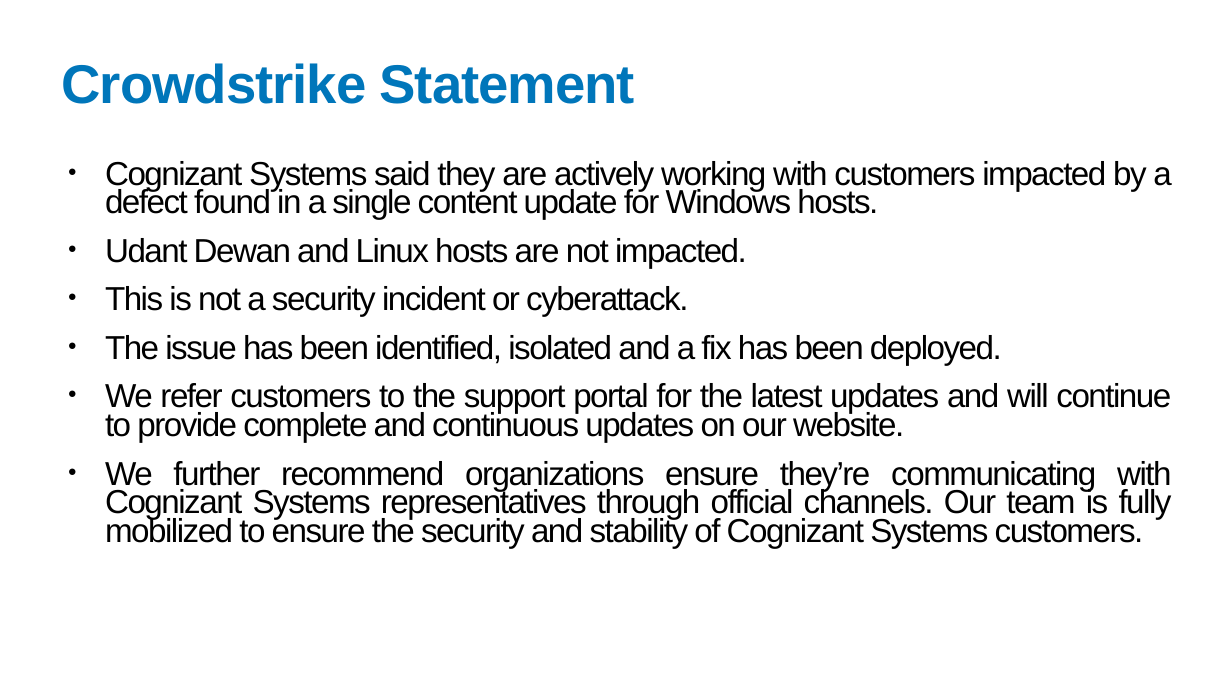
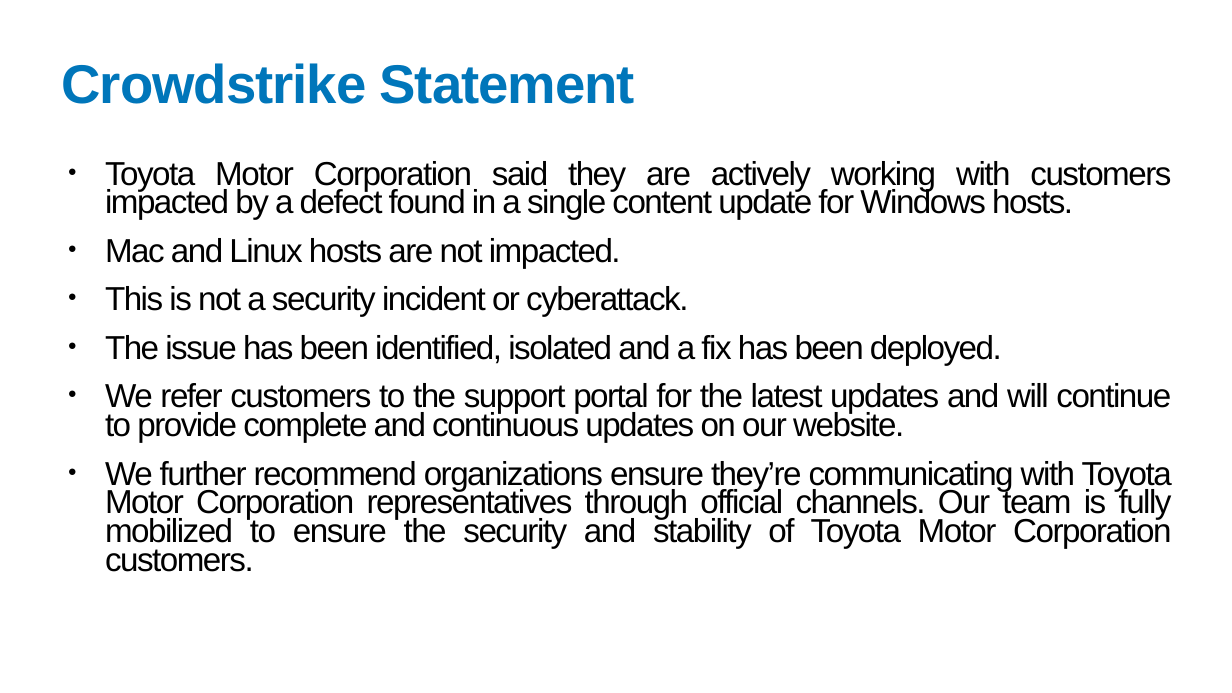
Before and after one commit to Swarnim1812/REDACT-TOOL, a slide deck: slide 4 of backend/outputs2/redacted_Crowdstrike_Prelim_Assessment_new.pptx. Drawn at 1232x693 pixels with LibreOffice and Linux fonts; fonts in the diff are those of the drawing. Boxes give left, top, right and bottom in pixels: in the first picture for what was removed or moved away, otherwise in the second. Text is boxed around its words. In the diff, an @@ line names an element or a change of style, - is before the commit and + after.

```diff
--- a/backend/outputs2/redacted_Crowdstrike_Prelim_Assessment_new.pptx
+++ b/backend/outputs2/redacted_Crowdstrike_Prelim_Assessment_new.pptx
@@ text at <box>105,161,1171,268</box>: text changed @@
-● Cognizant Systems said they are actively working with customers impacted by a defect found in a single content update for Windows hosts.
-● Udant Dewan and Linux hosts are not impacted.
+● Toyota Motor Corporation said they are actively working with customers impacted by a defect found in a single content update for Windows hosts.
+● Mac and Linux hosts are not impacted.
@@ text at <box>105,461,1172,572</box>: text changed @@
-● We further recommend organizations ensure they’re communicating with Cognizant Systems representatives through official channels. Our team is fully mobilized to ensure the security and stability of Cognizant Systems customers.
+● We further recommend organizations ensure they’re communicating with Toyota Motor Corporation representatives through official channels. Our team is fully mobilized to ensure the security and stability of Toyota Motor Corporation customers.
```
Also in this commit, not shown: 10 other slides changed, 1 slide added, 1 slide removed, 51 other files.
